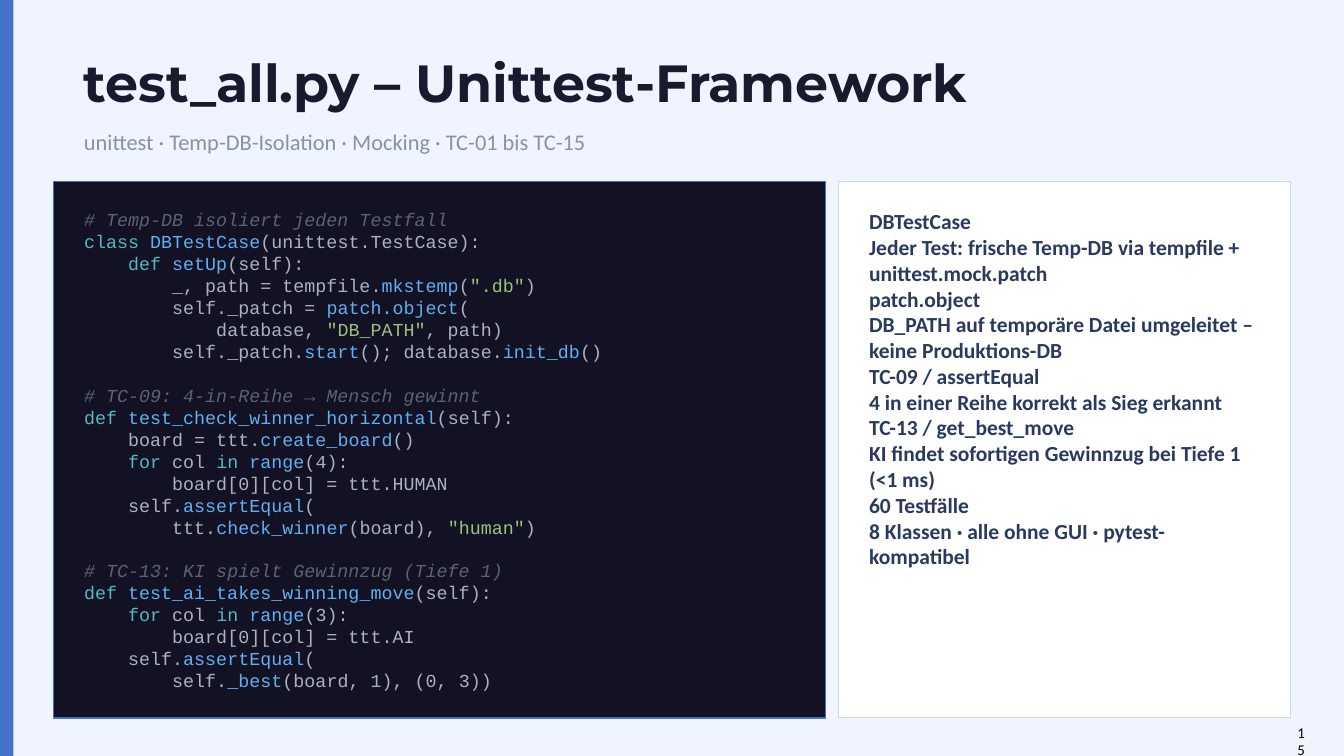
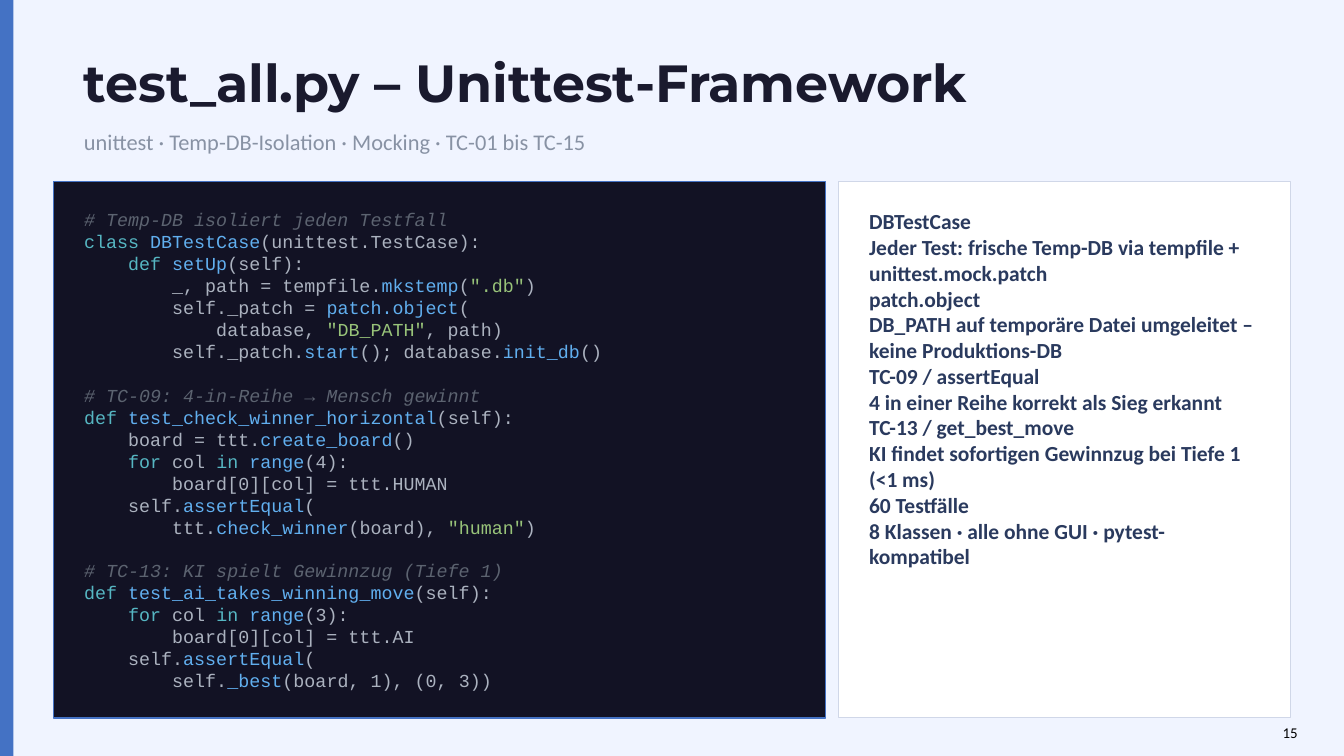
Before and after one commit to Tasterloster/Projekt_berufsschule, a slide deck: slide 15 of Präsentation/Präsentation_Projekt/HHBKTendo_Praesentation_1.pptx. Drawn at 1344x756 pixels with LibreOffice and Linux fonts; fonts in the diff are those of the drawing. Boxes give left, top, right and bottom in pixels: in the first picture for what was removed or moved away, otherwise in the second. Text is boxed around its words. In the diff, an @@ line names an element or a change of style, - is before the commit and + after.

Commit message:
Updated Präsentation.

```diff
--- a/Präsentation/Präsentation_Projekt/HHBKTendo_Praesentation_1.pptx
+++ b/Präsentation/Präsentation_Projekt/HHBKTendo_Praesentation_1.pptx
@@ text "15" rewrapped from box(1285, 716, 1318, 749) to box(1283, 728, 1298, 738) @@
```
